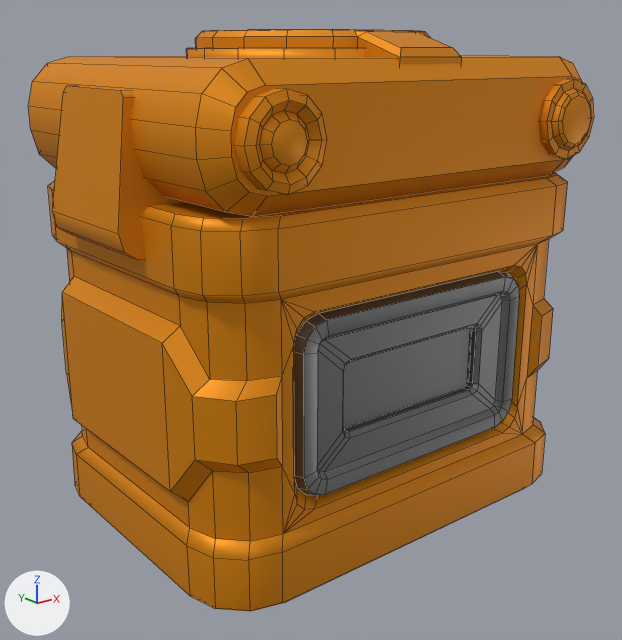
Before and after pictures for a commit that changed the FBX model Objects/Mesh/obj_factory_storagebattery_01.fbx.
Camera for both pictures: a camera (50 mm lens) standing at (-0.0482, -0.06, 0.0205) and looking at (-0.0012, -0.0013, -0.003). Arrows for +X, +Y and +Z are at lower left; the lights stay in place. Mesh edges are drawn as thin lines. Where no turn or scale is listed for an object, it has been applied to the vertices.

The scene before the commit, as lines of its bpy script (objects in view):
```python
mat_obj_freightbattery = principled_material('obj_freightbattery')
mat_obj_freightbattery.base_color = (0.774, 0.27, 0.0)  # orange #e48e00
mat_obj_freightbattery.metallic = 0.5
mat_obj_freightbattery.roughness = 0.556
me_884820100 = bpy.data.meshes.new('884820100')
me_884820100.from_pydata(...)  # 686 vertices, 584 faces; spans x -0.0218..0.0218, y -0.0164..0.015, z -0.02..0.022
me_884820100.materials.append(mat_obj_freightbattery)  # orange #e48e00
me_mesh_001 = bpy.data.meshes.new('Mesh.001')
me_mesh_001.from_pydata(...)  # 200 vertices, 170 faces; spans x -0.0124..0.0124, y -0.0141..0.0141, z -0.0126..0.0022
me_mesh_001.materials.append(mat_connectorpoint)  # its picture is missing
ob_obj_containers_gas_001 = bpy.data.objects.new('obj_containers_gas.001', me_mesh_001)
ob_obj_containers_gas_001.location = (0.0, 0.0, 0.0)
ob_obj_factory_storagebattery_01_lp = bpy.data.objects.new('obj_factory_storagebattery_01_lp', me_884820100)
ob_obj_factory_storagebattery_01_lp.location = (0.0, 0.0, 0.0)
```
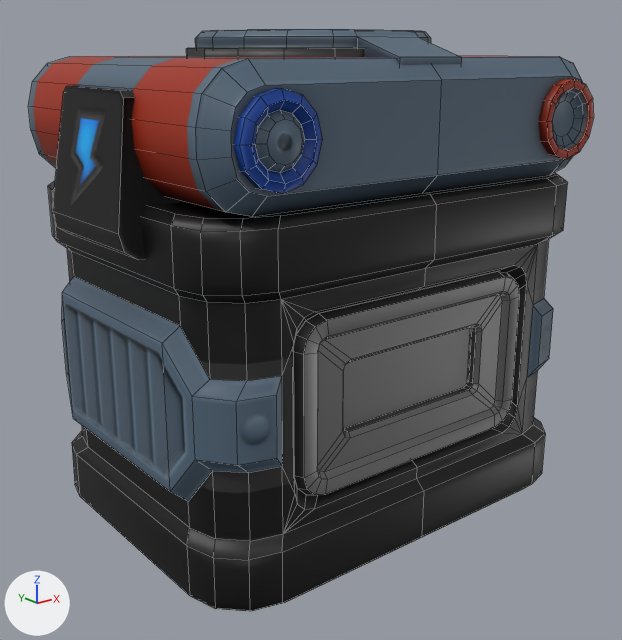
Location of each change, (x1, y1, x2, y2) in pixels of the pictures (622 x 640 px; the box of a moved part takes in the faces that stretch with it):
'obj_factory_storagebattery_01_lp', surface changed, reshaped: (28, 29, 594, 611) in both
part 1 of me_884820100, moved or reshaped: before (234, 88, 327, 195); after (234, 88, 323, 194)
part 2 of me_884820100, moved or reshaped: before (81, 29, 591, 603); after (81, 29, 589, 603)
part 3 of me_884820100, surface changed: (28, 29, 594, 611) in both

Edits to the bpy script that builds the scene:
```text
Add img_obj_factory_storagebattery_01_dif_tga:
    img_obj_factory_storagebattery_01_dif_tga = load_image('obj_factory_storagebattery_01_dif.tga', '../Textures/Storage/obj_factory_storagebattery_01_dif.tga', 1024, 1024, 'sRGB')
Add img_obj_factory_storagebattery_01_nor_tga:
    img_obj_factory_storagebattery_01_nor_tga = load_image('obj_factory_storagebattery_01_nor.tga', '../Textures/Storage/obj_factory_storagebattery_01_nor.tga', 1024, 1024, 'Non-Color')
Change mat_obj_freightbattery:
    where n0 = _N.new('ShaderNodeBsdfPrincipled'); n0.name = 'Principled BSDF'
    remove n0.inputs[0].default_value = (0.774, 0.27, 0.0, 1.0)  # 'Base Color', orange #e48e00
    remove n0.inputs[1].default_value = 0.5  # 'Metallic'
    remove n0.inputs[2].default_value = 0.556  # 'Roughness'
    add n2 = _N.new('ShaderNodeTexImage'); n2.name = 'Image Texture'
    add n2.image = img_obj_factory_storagebattery_01_dif_tga
    add n3 = _N.new('ShaderNodeTexImage'); n3.name = 'Image Texture.001'
    add n3.image = img_obj_factory_storagebattery_01_nor_tga
    add n4 = _N.new('ShaderNodeNormalMap'); n4.name = 'Normal Map'
    add _L.new(n2.outputs[0], n0.inputs[0])  # 'Color' to 'Base Color'
    add _L.new(n3.outputs[0], n4.inputs[1])  # 'Color' to 'Color'
    add _L.new(n4.outputs[0], n0.inputs[5])  # 'Normal' to 'Normal'
Change me_884820100:
    used by ob_obj_factory_storagebattery_01_lp; location = (0.0, 0.0, 0.0)
    remove me_884820100.from_pydata(...)  # 686 vertices, 584 faces; spans x -0.0218..0.0218, y -0.0164..0.015, z -0.02..0.022
    add me_884820100.from_pydata(...)  # 710 vertices, 604 faces; spans x -0.0218..0.0218, y -0.0159..0.015, z -0.02..0.022
    me_884820100 part 1: the loose piece of 60 vertices spanning x -0.0183..-0.0117, y -0.0164..-0.0146, z 0.0117..0.0183 is moved by (0.0, 0.0005, 0.0)
    me_884820100 part 2
    8 vertices are removed from x -0.0027..0.0027, y -0.0134..0.0134, z 0.0207..0.0218
    44 faces are deleted
    12 vertices in x 0.0127..0.0173, y -0.0162, z 0.0127..0.0173 move by (0.0, 0.0008, 0.0)
    12 vertices move from x 0.013..0.017, y -0.0164, z 0.013..0.017 to x 0.0135..0.0165, y -0.015, z 0.0135..0.0165
    26 vertices are added at x 0.0, y -0.015..0.015, z -0.02..0.02
    6 new vertices lie (0.015, 0.0, 0.0) away from vertices in x -0.015, y -0.015..0.015, z -0.0193..0.0093
    64 new faces join them
    me_884820100 part 3: 491 kept faces spanning x -0.0218..0.0218, y -0.0158..0.015, z -0.02..0.022 get new texture (UV) coordinates
```
